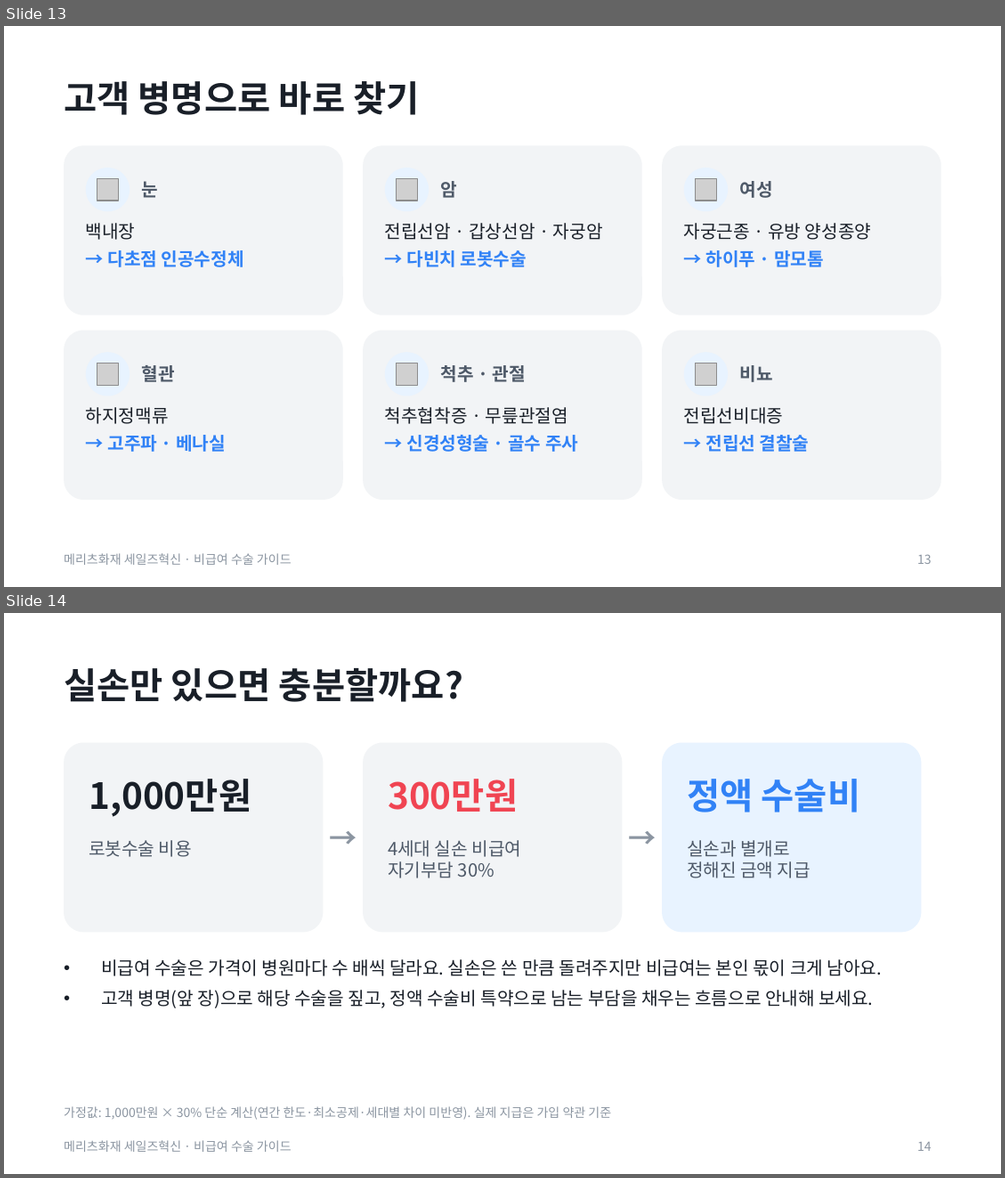
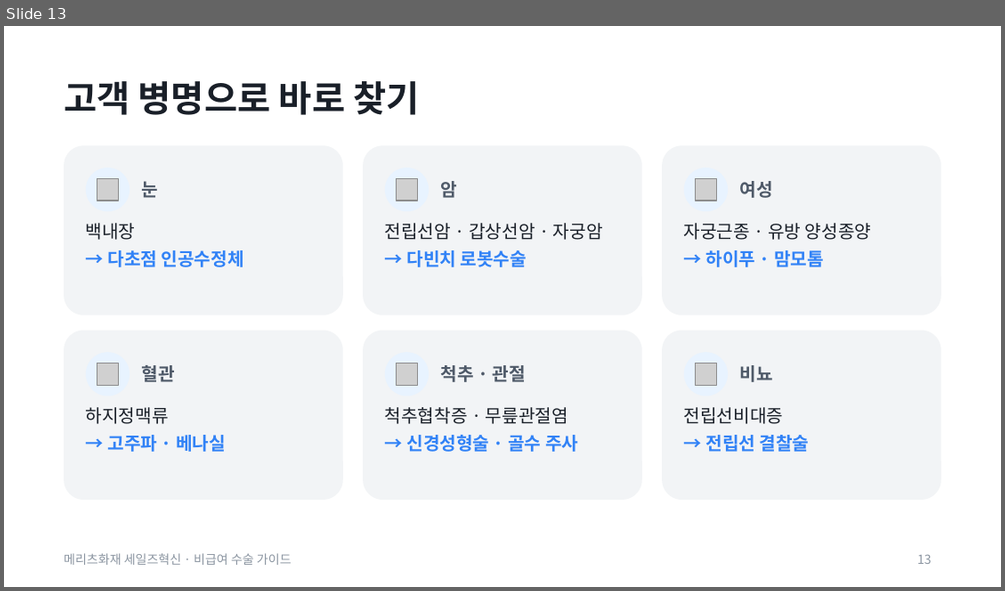
Before and after one commit to hunx11-sys/MeAI, a slide deck: dist/noncovered-surgery-guide.pptx. Shown one above the other, each under a label of ours: slides 13 and 14 before the commit, slide 13 after it. The pictures are 1005x1178 and 1005x591 pixels, drawn with LibreOffice and Linux fonts; fonts in the diff are those of the drawing; grey boxes stand for pictures. Boxes give left, top, right and bottom in pixels: in the first picture for what was removed or moved away, otherwise in the second. Text is boxed around its words. In the diff, an @@ line names an element or a change of style, - is before the commit and + after.

```diff
--- a/dist/noncovered-surgery-guide.pptx
+++ b/dist/noncovered-surgery-guide.pptx
@@ slide 14 removed at bbox=[4, 613, 1001, 1174], background #FFFFFF; not listed: 1 template element that a slide beside it also shows @@
@@ title removed at bbox=[64, 668, 464, 702] @@
-실손만 있으면 충분할까요?
@@ rounded rectangle removed at bbox=[64, 743, 323, 932] @@
@@ rounded rectangle removed at bbox=[363, 743, 622, 932] @@
@@ rounded rectangle removed at bbox=[662, 743, 921, 932] @@
@@ text removed at bbox=[89, 779, 251, 817] @@
-1,000만원
@@ text removed at bbox=[388, 779, 518, 811] @@
-300만원
@@ text removed at bbox=[687, 779, 861, 812] @@
-정액 수술비
@@ text removed at bbox=[323, 812, 363, 862] @@
-→
@@ text removed at bbox=[622, 812, 662, 862] @@
-→
@@ text removed at bbox=[89, 840, 192, 857] @@
-로봇수술 비용
@@ text removed at bbox=[388, 840, 522, 878] @@
-4세대 실손 비급여
-자기부담 30%
@@ text removed at bbox=[687, 840, 810, 878] @@
-실손과 별개로
-정해진 금액 지급
@@ text removed at bbox=[101, 959, 882, 1008] @@
-• 비급여 수술은 가격이 병원마다 수 배씩 달라요. 실손은 쓴 만큼 돌려주지만 비급여는 본인 몫이 크게 남아요.
-• 고객 병명(앞 장)으로 해당 수술을 짚고, 정액 수술비 특약으로 남는 부담을 채우는 흐름으로 안내해 보세요.
@@ text removed at bbox=[64, 1106, 611, 1119] @@
-가정값: 1,000만원 × 30% 단순 계산(연간 한도·최소공제·세대별 차이 미반영). 실제 지급은 가입 약관 기준
@@ page number removed at bbox=[917, 1142, 931, 1151] @@
-14
```
Also in this commit, not shown: 1 slide changed, 5 slides added, 2 other files.
